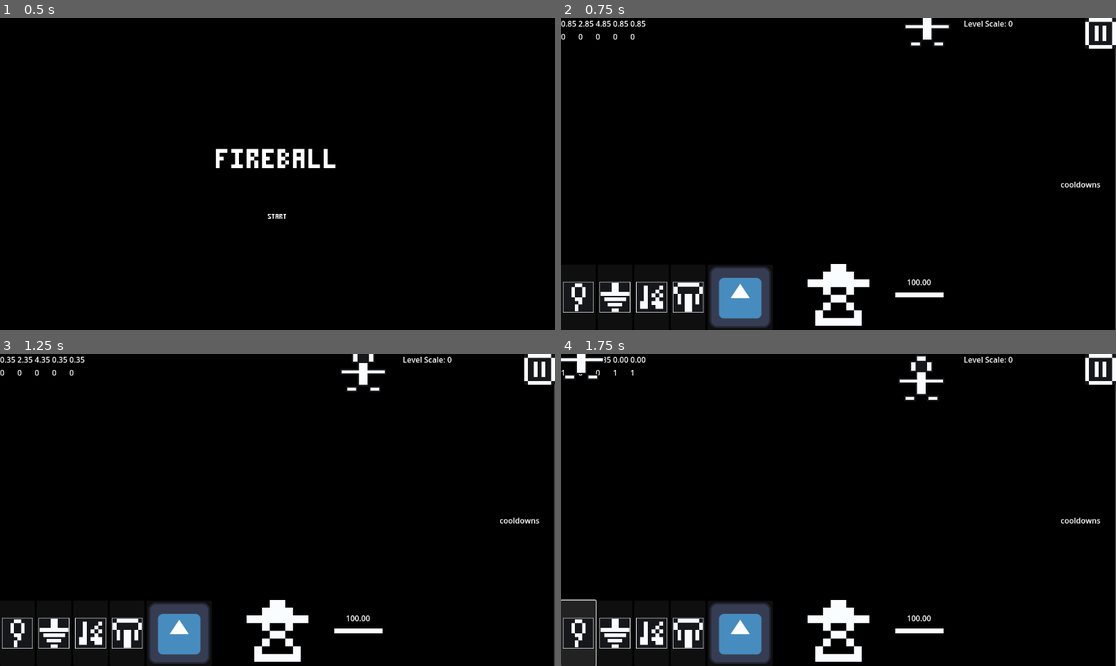
Above: before the commit, frames 1-4 (two rows, left to right).
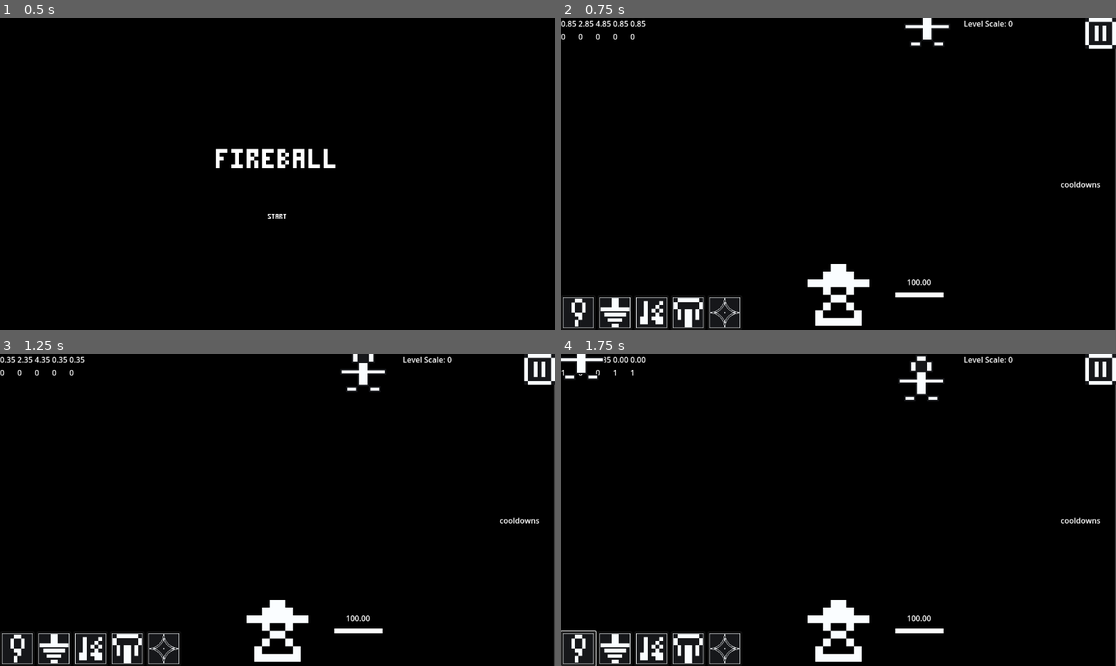
Above: after the commit, the same moments.

Repository: ThomasApplewhite/FIREBALL-Prototype
Game: Godot game, scene res://Source/GameScenes/MainMenu.tscn
The game is run twice, just before and just after one commit, with the same random seed, the same clock (stepped at 60 frames per second) and the same inputs. The engine's default icon, where the game draws it, is replaced by a stand-in: a white triangle on a blue panel in a dark square.
Inputs (mouse positions are in pixels of both pictures, inside the frame that each line leads up to):
- Up to frame 1 (0.5 s): no input
- Up to frame 2 (0.75 s): click "[center]START[/center]" at 0.5 s
- Up to frame 3 (1.25 s): no input
- Up to frame 4 (1.75 s): click (577, 634) at 1.27 s

Frame 1 is identical in both runs. In frame 2, 4.2% of the frame differs, in the area x 0-38%, y 79-100%; in frame 3, 4.2%; in frame 4, 4.6%, in the area x 0-38%, y 78-100%.

Commit message:
Ice Spike Visual and Spell Icon Sprites

Diff:
--- a/Assets/Spells/IceSpike/ice_spike_frames.tres
+++ b/Assets/Spells/IceSpike/ice_spike_frames.tres
@@ -1,22 +1,53 @@
-[gd_resource type="SpriteFrames" load_steps=4 format=3 uid="uid://ru55mtspsemq"]
+[gd_resource type="SpriteFrames" load_steps=8 format=3 uid="uid://ru55mtspsemq"]
 
-[ext_resource type="Texture2D" uid="uid://bi23ey7rnwkoi" path="res://icon.svg" id="1_vpbxw"]
-[ext_resource type="Texture2D" uid="uid://ckbkt1riqg5mw" path="res://Assets/Icons/ZapSpellIcon.png" id="2_7aqcj"]
-[ext_resource type="Texture2D" uid="uid://cfrvkiqia8orv" path="res://Assets/Icons/MagicTopSpellIcon.png" id="3_f6rrw"]
+[ext_resource type="Texture2D" uid="uid://s5x8ubxt58mi" path="res://Assets/Spells/IceSpike/IceSpikeExplosionLarge_Sheet.png" id="1_mwbbh"]
+
+[sub_resource type="AtlasTexture" id="AtlasTexture_2ofmj"]
+atlas = ExtResource("1_mwbbh")
+region = Rect2(0, 0, 128, 128)
+
+[sub_resource type="AtlasTexture" id="AtlasTexture_yn2u3"]
+atlas = ExtResource("1_mwbbh")
+region = Rect2(128, 0, 128, 128)
+
+[sub_resource type="AtlasTexture" id="AtlasTexture_e4ko3"]
+atlas = ExtResource("1_mwbbh")
+region = Rect2(0, 128, 128, 128)
+
+[sub_resource type="AtlasTexture" id="AtlasTexture_2tfk0"]
+atlas = ExtResource("1_mwbbh")
+region = Rect2(128, 128, 128, 128)
+
+[sub_resource type="AtlasTexture" id="AtlasTexture_2y22f"]
+atlas = ExtResource("1_mwbbh")
+region = Rect2(0, 256, 128, 128)
+
+[sub_resource type="AtlasTexture" id="AtlasTexture_yvsw2"]
+atlas = ExtResource("1_mwbbh")
+region = Rect2(128, 256, 128, 128)
 
 [resource]
 animations = [{
 "frames": [{
 "duration": 1.0,
-"texture": ExtResource("1_vpbxw")
+"texture": SubResource("AtlasTexture_2ofmj")
 }, {
 "duration": 1.0,
-"texture": ExtResource("2_7aqcj")
+"texture": SubResource("AtlasTexture_yn2u3")
 }, {
 "duration": 1.0,
-"texture": ExtResource("3_f6rrw")
+"texture": SubResource("AtlasTexture_e4ko3")
+}, {
+"duration": 1.0,
+"texture": SubResource("AtlasTexture_2tfk0")
+}, {
+"duration": 1.0,
+"texture": SubResource("AtlasTexture_2y22f")
+}, {
+"duration": 1.0,
+"texture": SubResource("AtlasTexture_yvsw2")
 }],
 "loop": true,
 "name": &"explode",
-"speed": 10.0
+"speed": 20.0
 }]
--- a/Assets/Spells/SpellData/ice_spike_spell_data.tres
+++ b/Assets/Spells/SpellData/ice_spike_spell_data.tres
@@ -1,16 +1,16 @@
 [gd_resource type="Resource" script_class="SpellData" load_steps=4 format=3 uid="uid://c5am5y0te4v4c"]
 
-[ext_resource type="Texture2D" uid="uid://bi23ey7rnwkoi" path="res://icon.svg" id="1_1yfwh"]
 [ext_resource type="Script" path="res://Source/Utils/spell_data.gd" id="1_156ys"]
+[ext_resource type="Texture2D" uid="uid://bpgqjjhr6dbob" path="res://Assets/Icons/IceSpikeSpellIcon.png" id="1_bcwdm"]
 [ext_resource type="PackedScene" uid="uid://bmkks4dtpsvug" path="res://Source/Spells/ice_spike.tscn" id="2_58l2r"]
 
 [resource]
 script = ExtResource("1_156ys")
 name = "Ice Spike"
-icon = ExtResource("1_1yfwh")
+icon = ExtResource("1_bcwdm")
 packed_spell = ExtResource("2_58l2r")
 cooldown = 1.0
 global_cooldown_change = 1.0
-health_cost = 35.0
+health_cost = 1.0
 damage = 200.0
 speed = 1500.0
--- a/Source/Spells/ice_spike.tscn
+++ b/Source/Spells/ice_spike.tscn
@@ -5,9 +5,10 @@
 [ext_resource type="SpriteFrames" uid="uid://ru55mtspsemq" path="res://Assets/Spells/IceSpike/ice_spike_frames.tres" id="3_vi2tt"]
 
 [sub_resource type="CircleShape2D" id="CircleShape2D_qg1br"]
-radius = 75.0
+radius = 64.0
 
 [sub_resource type="RectangleShape2D" id="RectangleShape2D_d3qbf"]
+size = Vector2(10, 15)
 
 [node name="IceSpike" type="Area2D"]
 collision_layer = 0
Binary file added: Assets/Icons/IceSpikeSpellIcon.png
Not shown, added: Assets/Icons/IceSpikeSpellIcon.png.import
Binary file added: Assets/Spells/IceSpike/IceSpikeExplosionLarge_Sheet.png
Not shown, added: Assets/Spells/IceSpike/IceSpikeExplosionLarge_Sheet.png.import
Binary file added: Assets/Spells/IceSpike/IceSpikeExplosion_1.png
Not shown, added: Assets/Spells/IceSpike/IceSpikeExplosion_1.png.import
Binary file added: Assets/Spells/IceSpike/IceSpikeExplosion_2.png
Not shown, added: Assets/Spells/IceSpike/IceSpikeExplosion_2.png.import
Binary file added: Assets/Spells/IceSpike/IceSpikeExplosion_3.png
Not shown, added: Assets/Spells/IceSpike/IceSpikeExplosion_3.png.import
Binary file added: Assets/Spells/IceSpike/IceSpikeExplosion_4.png
Not shown, added: Assets/Spells/IceSpike/IceSpikeExplosion_4.png.import
(and 20 more such lines)
